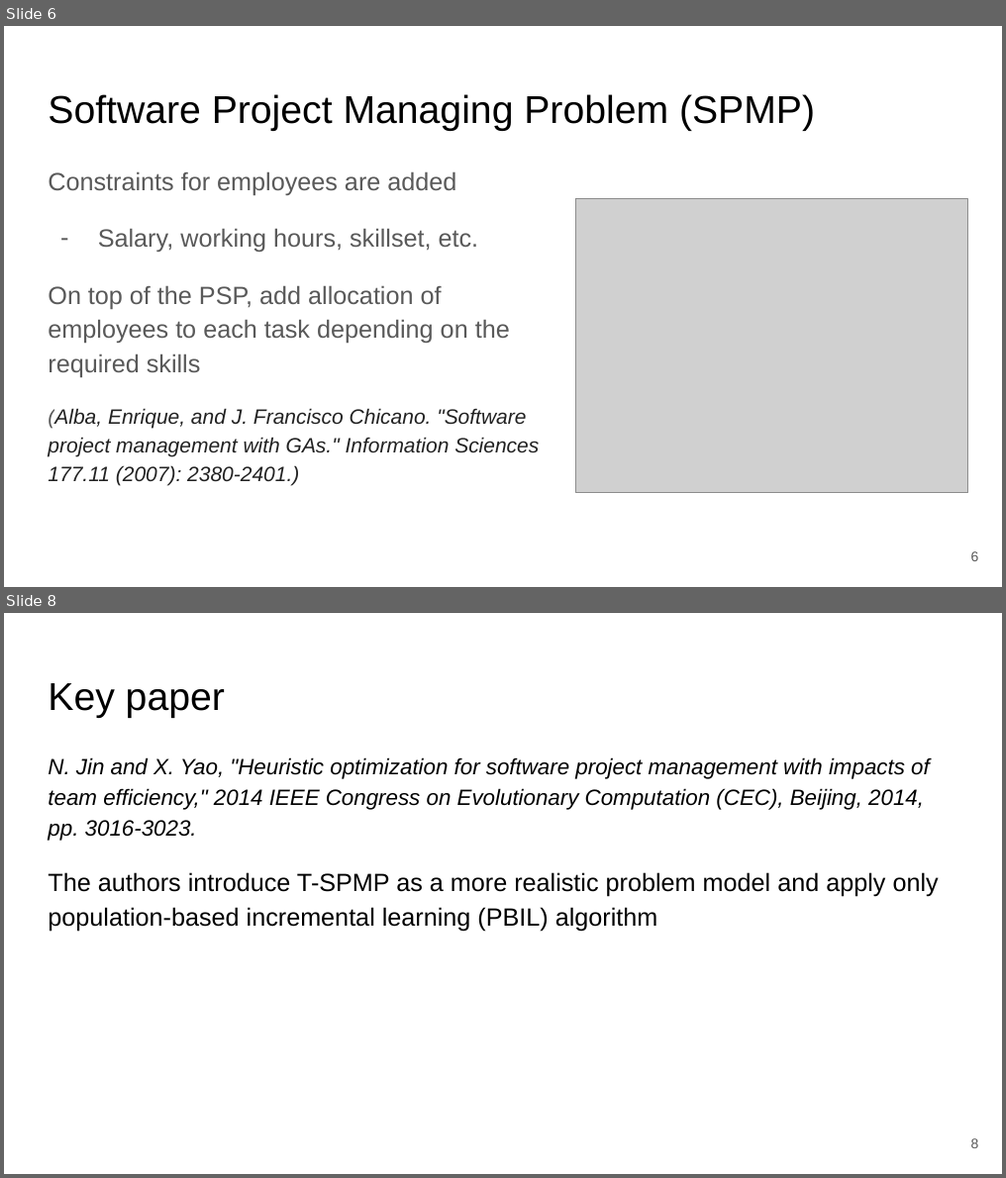
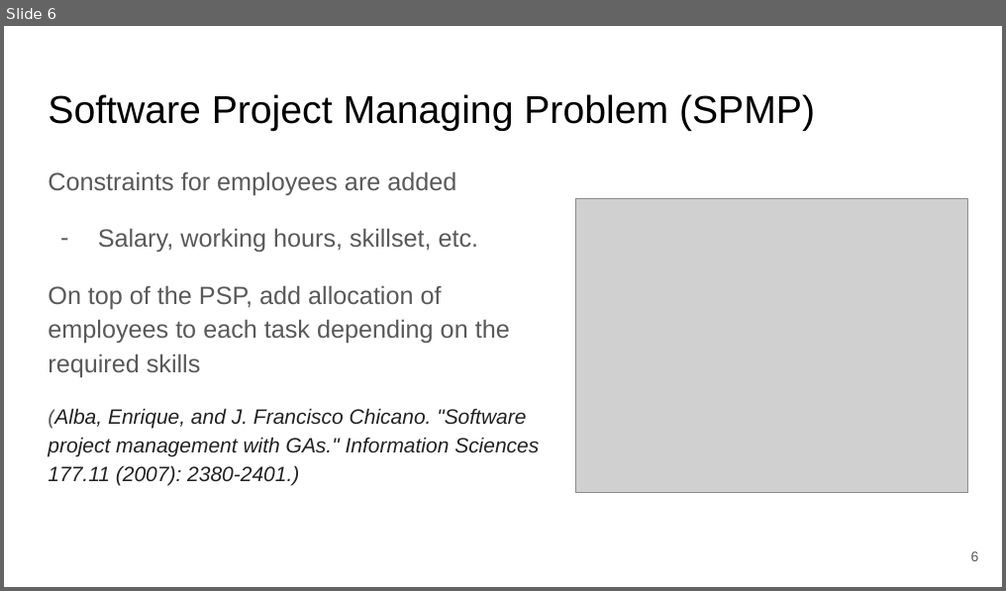
Before and after one commit to hhosu107/SBSE, a slide deck: Courseworks/Paper Reading Slide preparation/Ant Colony Optimization for SW Project Scheduling and Staffing with an Event-Based Scheduler.pptx. Shown one above the other, each under a label of ours: slides 6 and 8 before the commit, slide 6 after it; the slides between them are not shown. The pictures are 1006x1178 and 1006x591 pixels, drawn with LibreOffice and Linux fonts; fonts in the diff are those of the drawing; grey boxes stand for pictures. Boxes give left, top, right and bottom in pixels: in the first picture for what was removed or moved away, otherwise in the second. Text is boxed around its words. In the diff, an @@ line names an element or a change of style, - is before the commit and + after.

```diff
--- a/Courseworks/Paper Reading Slide preparation/Ant Colony Optimization for SW Project Scheduling and Staffing with an Event-Based Scheduler.pptx
+++ b/Courseworks/Paper Reading Slide preparation/Ant Colony Optimization for SW Project Scheduling and Staffing with an Event-Based Scheduler.pptx
@@ slide 8 removed at bbox=[4, 613, 1002, 1174], background #FFFFFF @@
@@ title removed at bbox=[48, 683, 225, 718] @@
-Key paper
@@ text removed at bbox=[48, 758, 939, 932] @@
-N. Jin and X. Yao, "Heuristic optimization for software project management with impacts of team efficiency," 2014 IEEE Congress on Evolutionary Computation (CEC), Beijing, 2014, pp. 3016-3023.
-The authors introduce T-SPMP as a more realistic problem model and apply only population-based incremental learning (PBIL) algorithm
@@ page number removed at bbox=[971, 1139, 979, 1149] @@
-8
```
Also in this commit, not shown: 4 slides changed, 12 slides added, 6 other slides removed, 1 other file.
